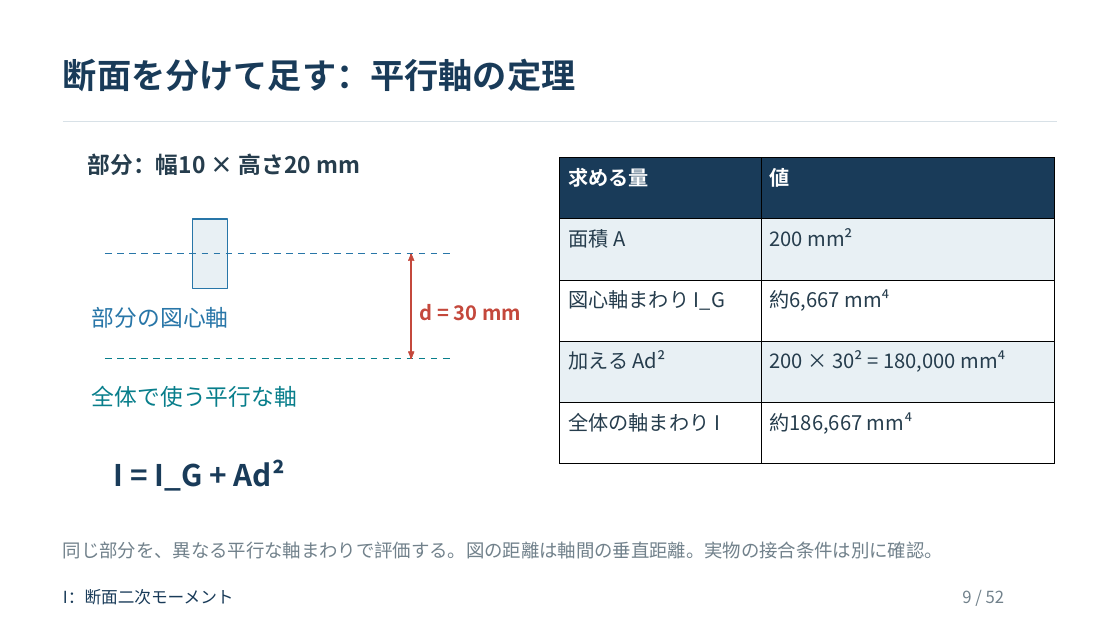
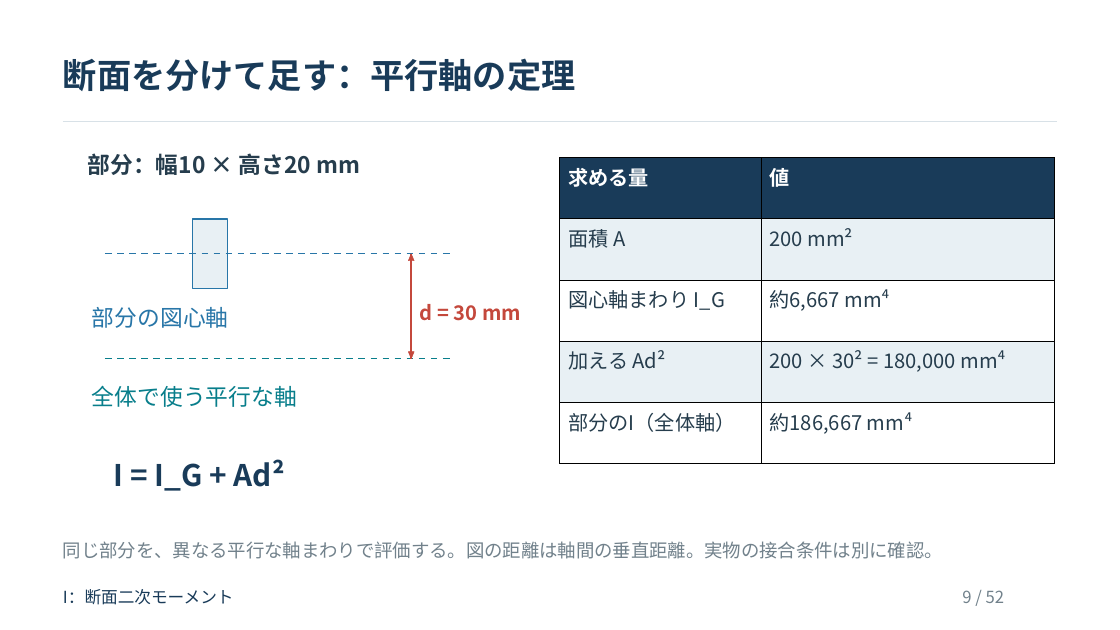
Before and after one commit to zooc-14calbp/industrial-materials-course, a slide deck: slide 9 of 学生用/第04回/04_授業スライド.pptx. Drawn at 1120x630 pixels with LibreOffice and Linux fonts; fonts in the diff are those of the drawing. Boxes give left, top, right and bottom in pixels: in the first picture for what was removed or moved away, otherwise in the second. Text is boxed around its words. In the diff, an @@ line names an element or a change of style, - is before the commit and + after.

```diff
--- a/学生用/第04回/04_授業スライド.pptx
+++ b/学生用/第04回/04_授業スライド.pptx
@@ table at (560, 158, 1055, 465) @@
-row 5, column 1: 全体の軸まわり I
+row 5, column 1: 部分のI（全体軸）
```
Also in this commit, not shown: 2 other slides changed, 9 other files.
